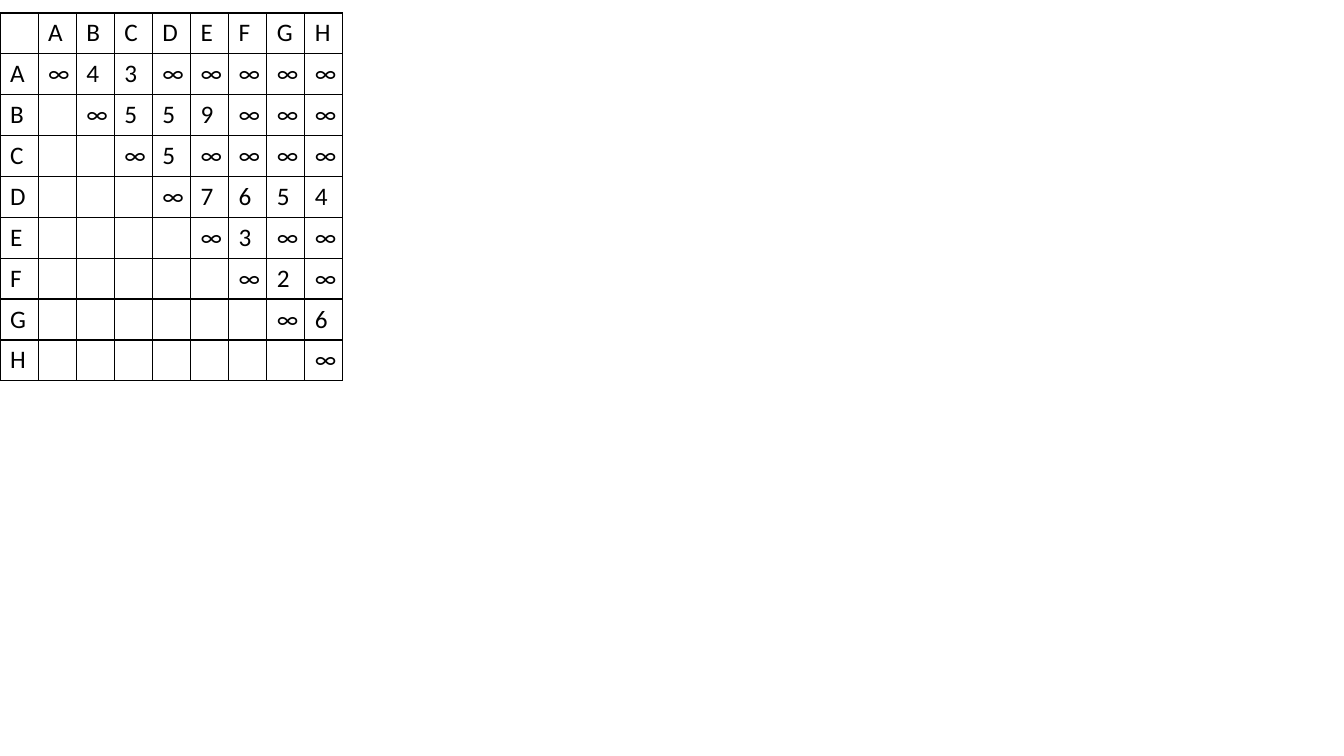
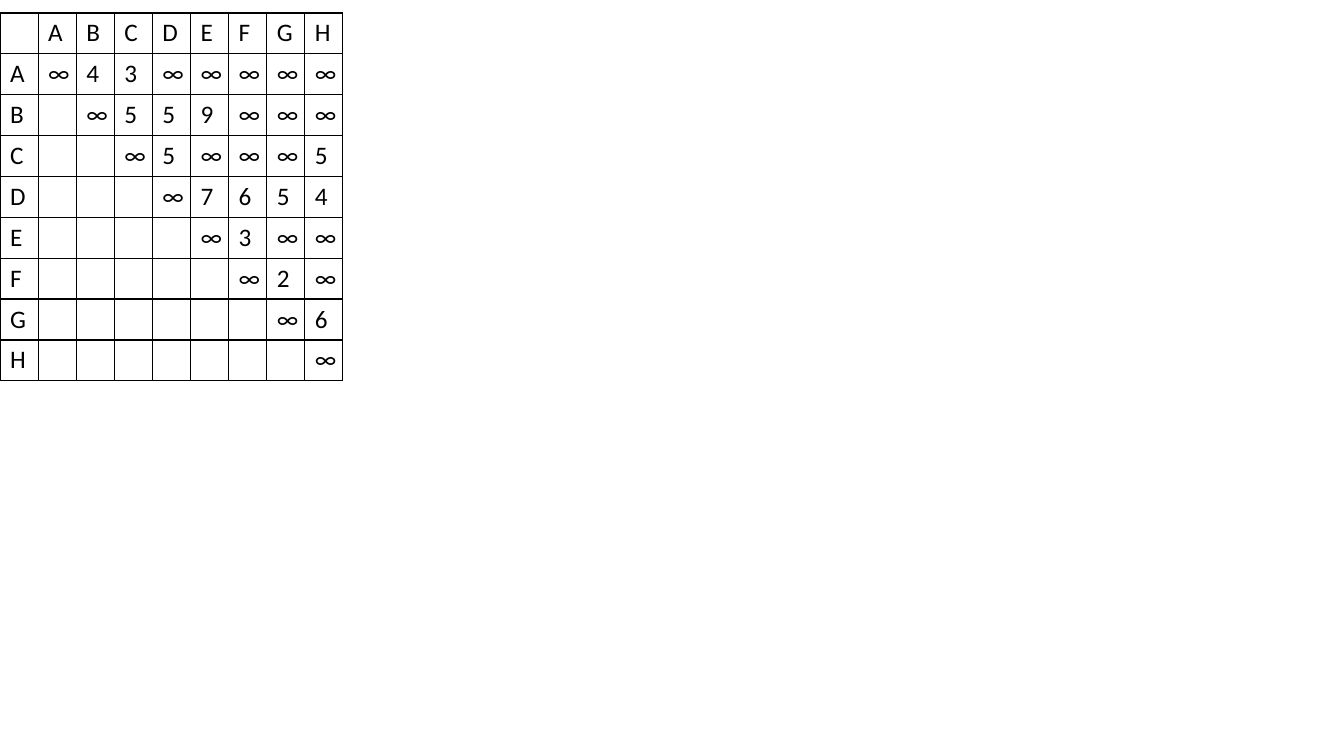
Before and after one commit to YiYiXia/Data-Structure-Course-Code, a slide deck: slide 1 of Homework/HW7/pic/7.3.pptx. Drawn at 1344x756 pixels with LibreOffice and Linux fonts; fonts in the diff are those of the drawing. Boxes give left, top, right and bottom in pixels: in the first picture for what was removed or moved away, otherwise in the second. Text is boxed around its words. In the diff, an @@ line names an element or a change of style, - is before the commit and + after.

```diff
--- a/Homework/HW7/pic/7.3.pptx
+++ b/Homework/HW7/pic/7.3.pptx
@@ table at (0, 13, 345, 376) @@
-row 4, column 9: ∞
+row 4, column 9: 5
```
Also in this commit, not shown: 14 other files.
